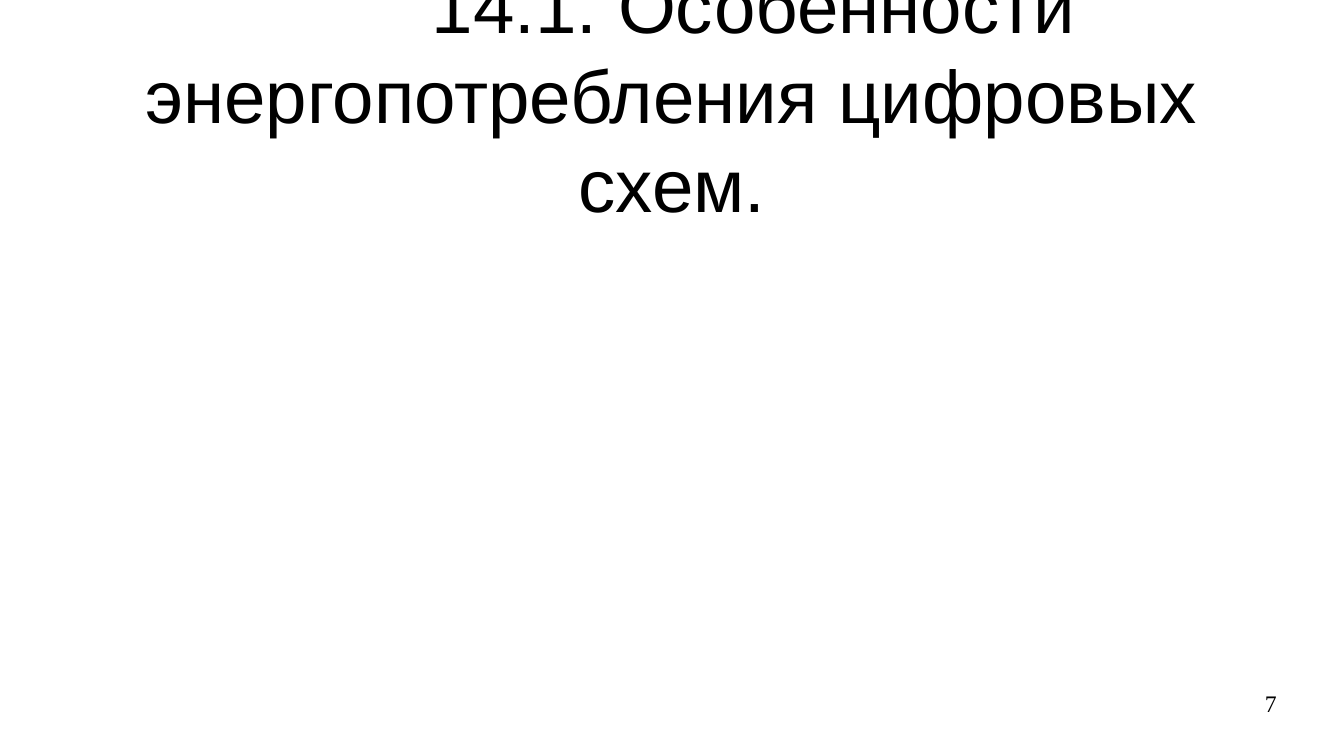
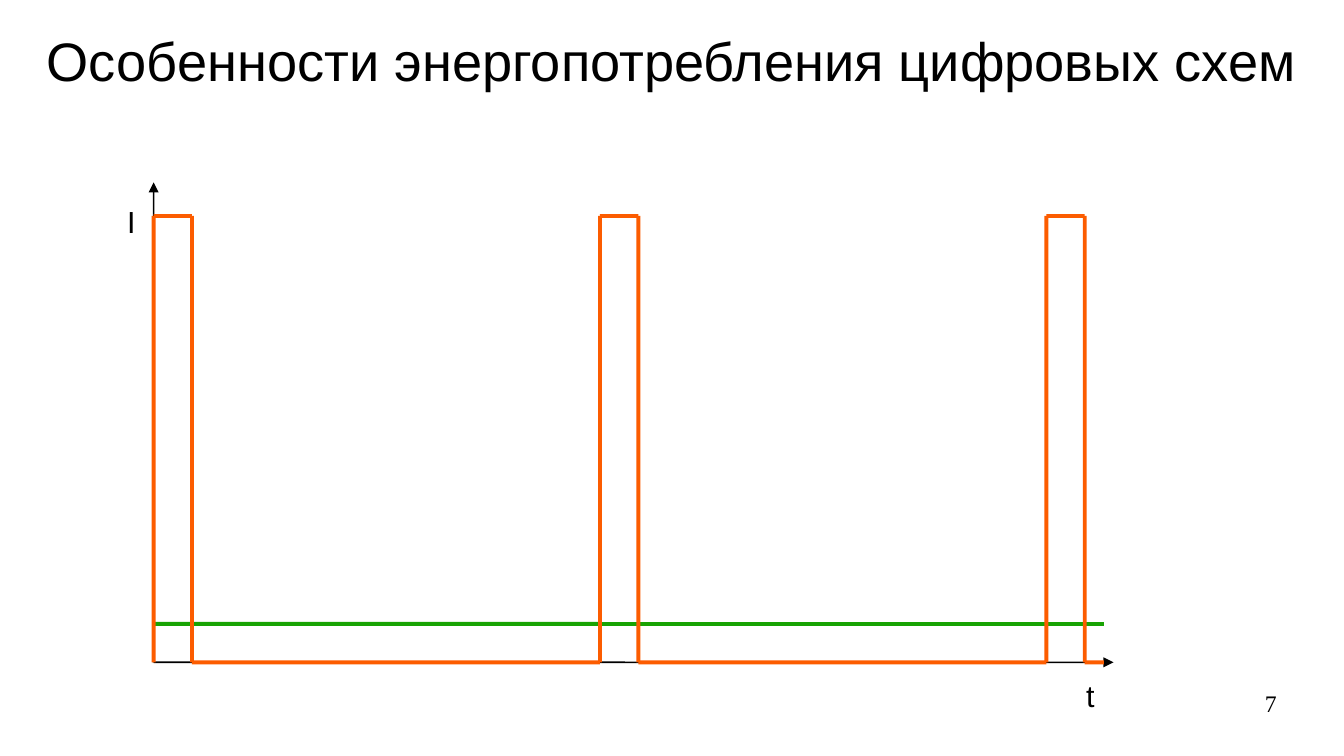
Before and after one commit to steelcraft/stud-lab, a slide deck: slide 7 of Лекции/СBDS01#L8.odp. Drawn at 1344x756 pixels with LibreOffice and Linux fonts; fonts in the diff are those of the drawing. Boxes give left, top, right and bottom in pixels: in the first picture for what was removed or moved away, otherwise in the second. Text is boxed around its words. In the diff, an @@ line names an element or a change of style, - is before the commit and + after.

```diff
--- a/Лекции/СBDS01#L8.odp
+++ b/Лекции/СBDS01#L8.odp
@@ title at box(47, 41, 1296, 91): text changed; size 44 to 32 pt @@
-14.1. Особенности энергопотребления цифровых схем.
+Особенности энергопотребления цифровых схем
@@ arrow added from (154, 662) to (154, 183), #000000 0.99 pt @@
@@ text added at box(127, 212, 135, 233), 18 pt, text #000000 @@
+I
@@ line added from (1046, 662) to (1046, 216), #FC5C00 2.3 pt @@
@@ line added from (1046, 216) to (1085, 216), #FC5C00 2.3 pt @@
@@ line added from (1085, 216) to (1085, 662), #FC5C00 2.3 pt @@
@@ line added from (154, 624) to (1105, 624), #18A303 2.3 pt @@
@@ arrow added from (154, 662) to (1113, 662), #000000 0.99 pt @@
@@ group added at box(154, 216, 600, 662): 4 lines @@
@@ group added at box(600, 216, 1046, 662): 4 lines @@
@@ line added from (1085, 662) to (1105, 662), #FC5C00 2.3 pt @@
@@ text added at box(1086, 687, 1094, 708), 18 pt, text #000000 @@
+t
```
Also in this commit, not shown: 5 other slides changed.
